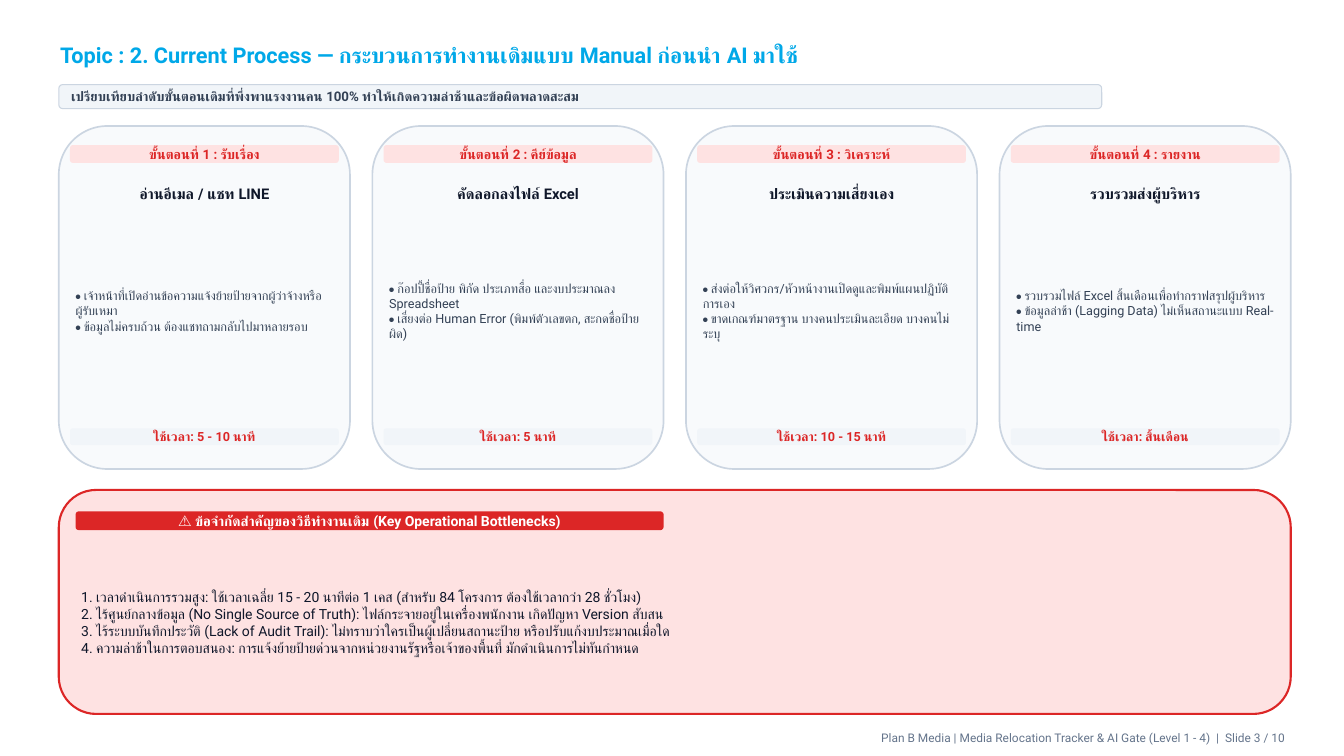
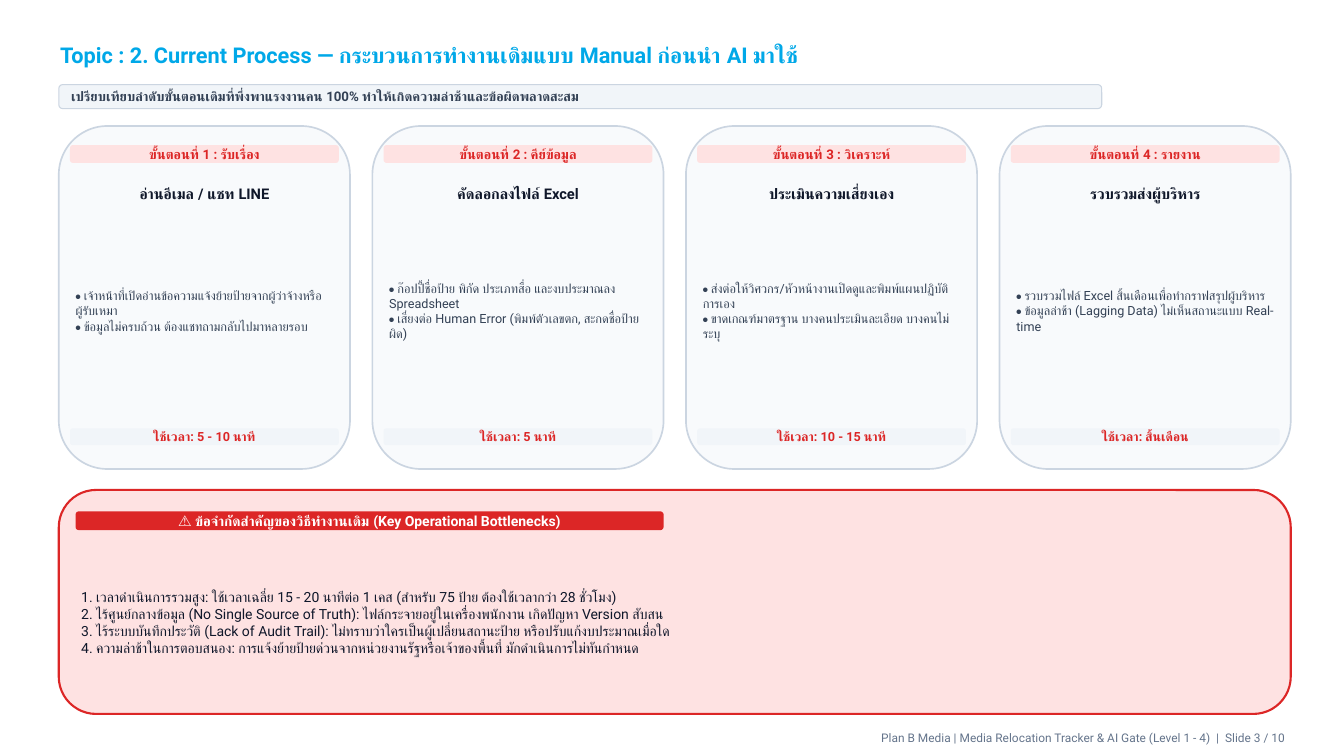
Before and after one commit to wasusangthong-sketch/media_relocation_dist, a slide deck: slide 3 of AI_Literacy_Gate_Level1_to_4_Presentation.pptx. Drawn at 1344x756 pixels with LibreOffice and Linux fonts; fonts in the diff are those of the drawing; background and template pictures are left out. Boxes give left, top, right and bottom in pixels: in the first picture for what was removed or moved away, otherwise in the second. Text is boxed around its words. In the diff, an @@ line names an element or a change of style, - is before the commit and + after.

```diff
--- a/AI_Literacy_Gate_Level1_to_4_Presentation.pptx
+++ b/AI_Literacy_Gate_Level1_to_4_Presentation.pptx
@@ text at [81, 591, 616, 607]: text changed @@
-1. เวลาดำเนินการรวมสูง: ใช้เวลาเฉลี่ย 15 - 20 นาทีต่อ 1 เคส (สำหรับ 84 โครงการ ต้องใช้เวลากว่า 28 ชั่วโมง)
+1. เวลาดำเนินการรวมสูง: ใช้เวลาเฉลี่ย 15 - 20 นาทีต่อ 1 เคส (สำหรับ 75 ป้าย ต้องใช้เวลากว่า 28 ชั่วโมง)
```
Also in this commit, not shown: 5 other slides changed, 4 other files.
